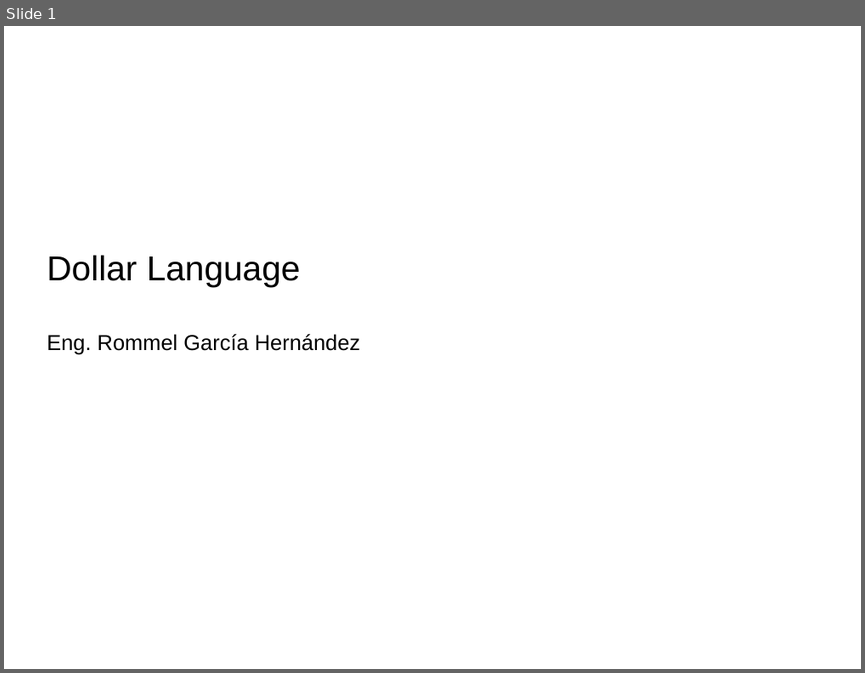
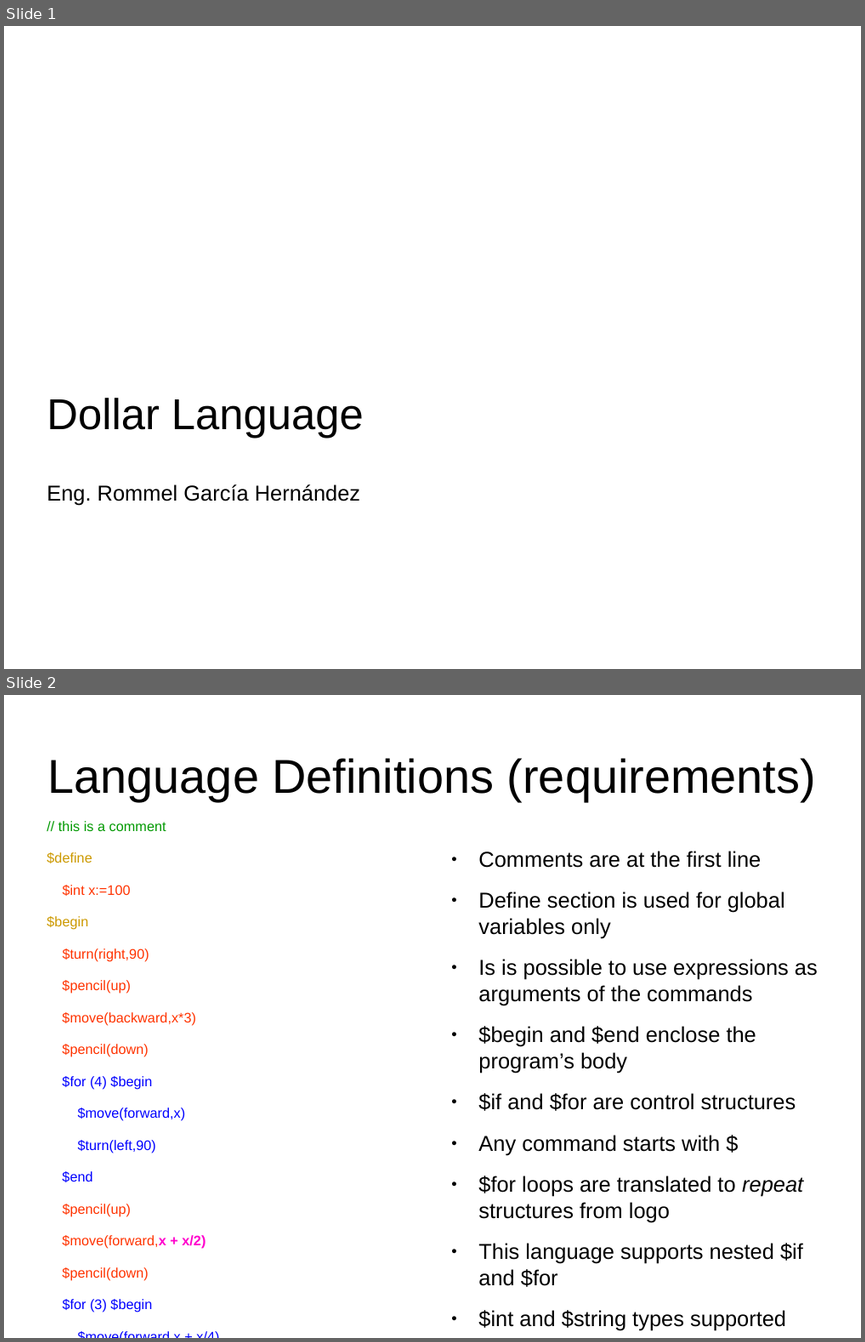
Before and after one commit to tehuano/compilers-sim, a slide deck: dollar_language.odp. Shown one above the other, each under a label of ours: slide 1 before the commit, slides 1 and 2 after it. The pictures are 865x673 and 865x1342 pixels, drawn with LibreOffice and Linux fonts; fonts in the diff are those of the drawing. Boxes give left, top, right and bottom in pixels: in the first picture for what was removed or moved away, otherwise in the second. Text is boxed around its words. In the diff, an @@ line names an element or a change of style, - is before the commit and + after.

```diff
--- a/dollar_language.odp
+++ b/dollar_language.odp
@@ slide 2 added at bbox=[4, 695, 861, 1338], background #FFFFFF @@
@@ title added at bbox=[48, 758, 816, 801], 44 pt, text #000000 @@
+Language Definitions (requirements)
@@ text added at bbox=[46, 821, 205, 1312], 12.8 pt, text #FF3300 @@
+// this is a comment
+$define
+$int x:=100
+$begin
+$turn(right,90)
+$pencil(up)
+$move(backward,x*3)
+$pencil(down)
+$for (4) $begin
+$move(forward,x)
+$turn(left,90)
+$end
+$pencil(up)
+$move(forward,x + x/2)
+$pencil(down)
+$for (3) $begin
+$move(forward,x + x/4)
+$turn(left,90+30)
+$end
+$end
@@ text added at bbox=[478, 851, 817, 1327], 20 pt, text #000000 @@
+● Comments are at the first line
+● Define section is used for global variables only
+● Is is possible to use expressions as arguments of the commands
+● $begin and $end enclose the program’s body
+● $if and $for are control structures
+● Any command starts with $
+● $for loops are translated to repeat structures from logo
+● This language supports nested $if and $for
+● $int and $string types supported
@@ slide 1 changed as well @@
@@ subtitle at bbox=[46, 397, 364, 437]: size 32 to 40 pt in "Dollar Language" @@
```
Also in this commit, not shown: 1 other slide changed, 9 other slides added, 6 slides removed, 3 other files.
